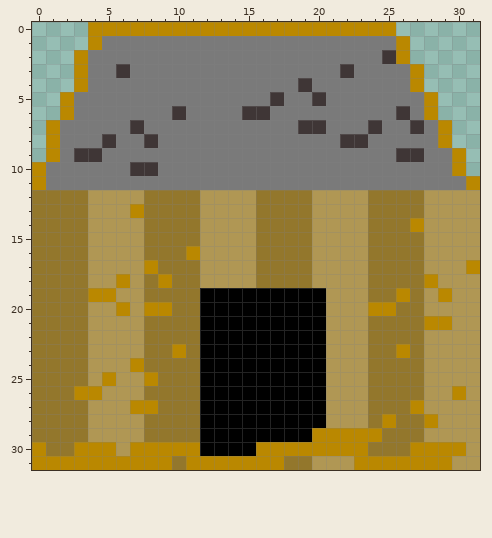
Two states of a pixel-art sprite, MyGame-core/assets/SlaveHut.png. The first picture shows the starting point.
The file is 32x32 pixels.
New version:
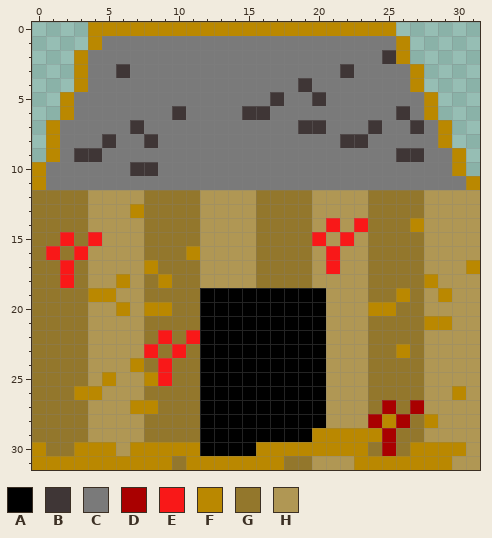
Palette (. is transparent): A #000000  B #3f3636  C #7a7a7a  D #a90000  E #f91818  F #ba8800  G #93772c  H #b09754
Diff:
@@ x 0..31 @@
 13 GGGGHHHFGGGGHHHHGGGGHHHHGGGGHHHH
-14 GGGGHHHHGGGGHHHHGGGGHHHHGGGFHHHH
-15 GGGGHHHHGGGGHHHHGGGGHHHHGGGGHHHH
-16 GGGGHHHHGGGFHHHHGGGGHHHHGGGGHHHH
-17 GGGGHHHHFGGGHHHHGGGGHHHHGGGGHHHF
-18 GGGGHHFHGFGGHHHHGGGGHHHHGGGGFHHH
+14 GGGGHHHHGGGGHHHHGGGGHEHEGGGFHHHH
+15 GGEGEHHHGGGGHHHHGGGGEHEHGGGGHHHH
+16 GEGEHHHHGGGFHHHHGGGGHEHHGGGGHHHH
+17 GGEGHHHHFGGGHHHHGGGGHEHHGGGGHHHF
+18 GGEGHHFHGFGGHHHHGGGGHHHHGGGGFHHH
 19 GGGGFFHHGGGGAAAAAAAAAHHHGGFGHFHH
@@ x 0..31 @@
 21 GGGGHHHHGGGGAAAAAAAAAHHHGGGGFFHH
-22 GGGGHHHHGGGGAAAAAAAAAHHHGGGGHHHH
-23 GGGGHHHHGGFGAAAAAAAAAHHHGGFGHHHH
-24 GGGGHHHFGGGGAAAAAAAAAHHHGGGGHHHH
-25 GGGGHFHHFGGGAAAAAAAAAHHHGGGGHHHH
+22 GGGGHHHHGEGEAAAAAAAAAHHHGGGGHHHH
+23 GGGGHHHHEGEGAAAAAAAAAHHHGGFGHHHH
+24 GGGGHHHFGEGGAAAAAAAAAHHHGGGGHHHH
+25 GGGGHFHHFEGGAAAAAAAAAHHHGGGGHHHH
 26 GGGFFHHHGGGGAAAAAAAAAHHHGGGGHHFH
-27 GGGGHHHFFGGGAAAAAAAAAHHHGGGFHHHH
-28 GGGGHHHHGGGGAAAAAAAAAHHHGFGGFHHH
-29 GGGGHHHHGGGGAAAAAAAAFFFFFGGGHHHH
-30 FGGFFFHFFFFFAAAAFFFFFFFFGGGFFFFH
+27 GGGGHHHFFGGGAAAAAAAAAHHHGDGDHHHH
+28 GGGGHHHHGGGGAAAAAAAAAHHHDFDGFHHH
+29 GGGGHHHHGGGGAAAAAAAAFFFFFDGGHHHH
+30 FGGFFFHFFFFFAAAAFFFFFFFFGDGFFFFH
 31 FFFFFFFFFFGFFFFFFFGGHHHFFFFFFFHH
Changed places in both pictures, as pixel boxes (x1, y1, x2, y2):
changed: (312, 218, 368, 274)
changed: (46, 232, 102, 288)
changed: (144, 330, 200, 386)
changed: (368, 400, 424, 456)
